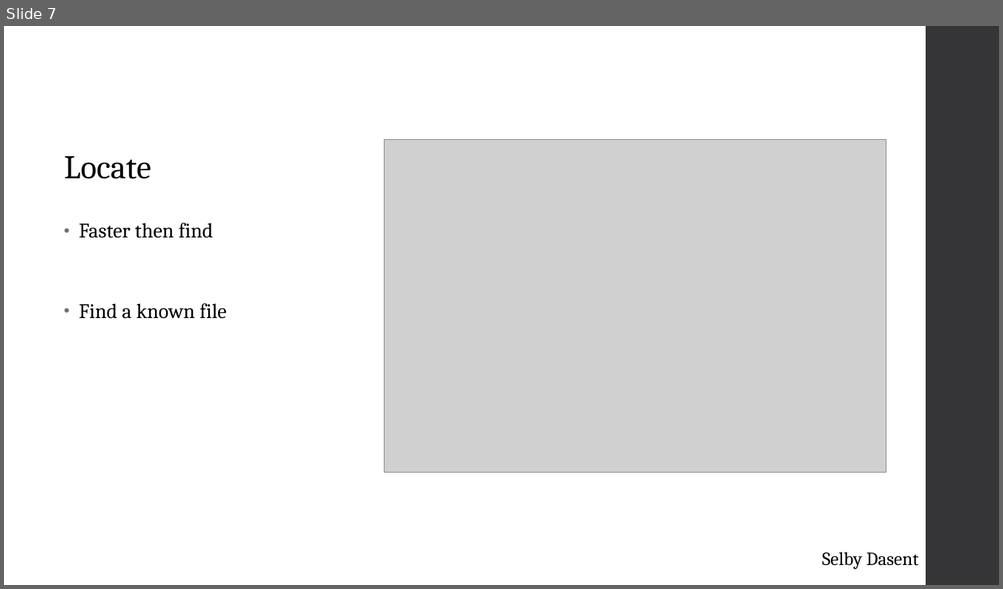
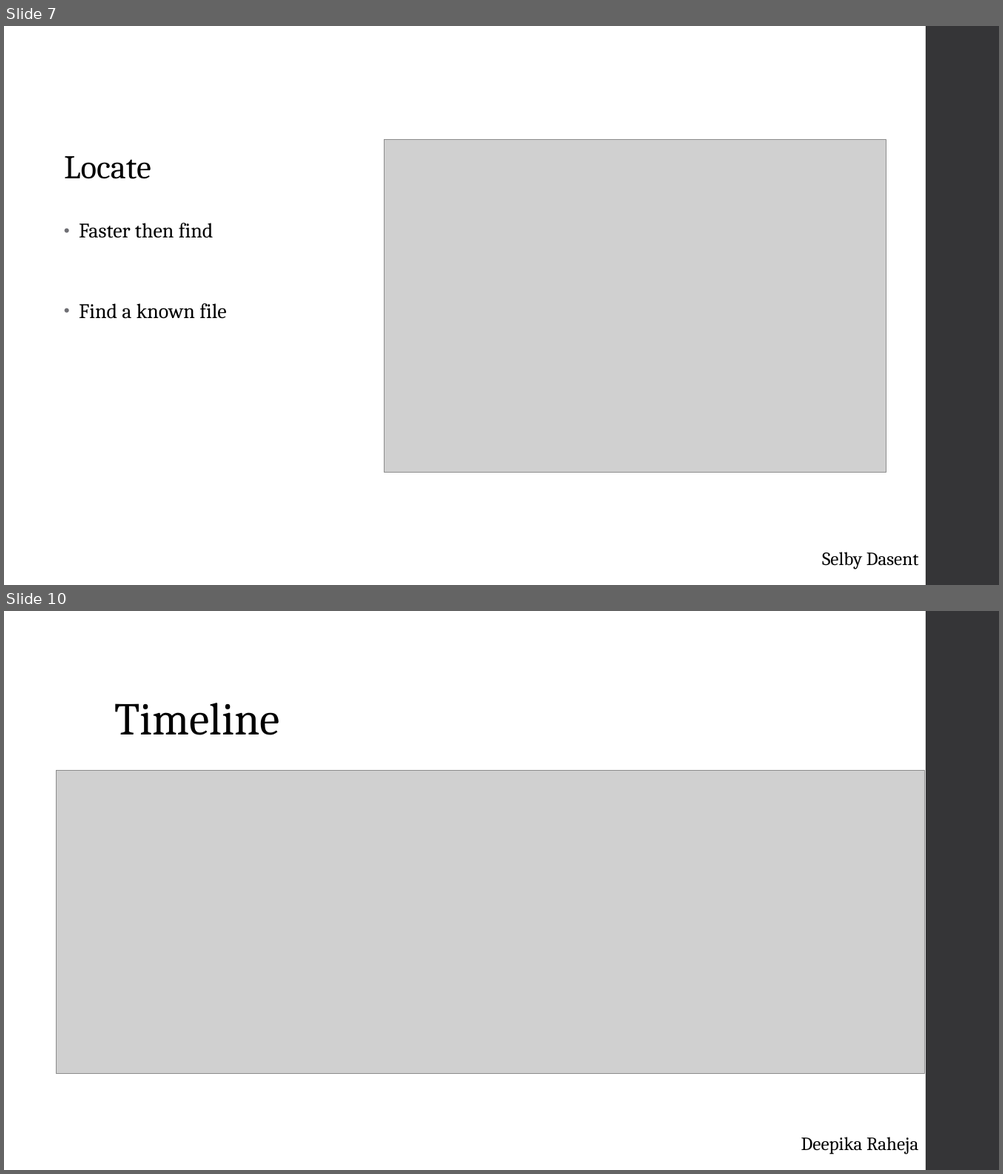
Before and after one commit to venksrid001/cowrie, a slide deck: Presentation.ppt. Shown one above the other, each under a label of ours: slide 7 before the commit, slides 7 and 10 after it; the slides between them are not shown. The pictures are 1003x589 and 1003x1174 pixels, drawn with LibreOffice and Linux fonts; fonts in the diff are those of the drawing; grey boxes stand for pictures; background and template pictures are left out. Boxes give left, top, right and bottom in pixels: in the first picture for what was removed or moved away, otherwise in the second. Text is boxed around its words. In the diff, an @@ line names an element or a change of style, - is before the commit and + after.

```diff
--- a/Presentation.ppt
+++ b/Presentation.ppt
@@ slide 10 added at [4, 611, 999, 1170], background #FFFFFF; not listed: 1 template element that a slide beside it also shows @@
@@ title added at [114, 703, 280, 735], 44 pt, text #000000 @@
+Timeline
@@ picture added at [57, 771, 924, 1073] @@
@@ text added at [801, 1137, 918, 1155], 18 pt, text #000000 @@
+Deepika Raheja
```
Also in this commit, not shown: 3 slides changed, 5 other slides added, 3 slides removed.
